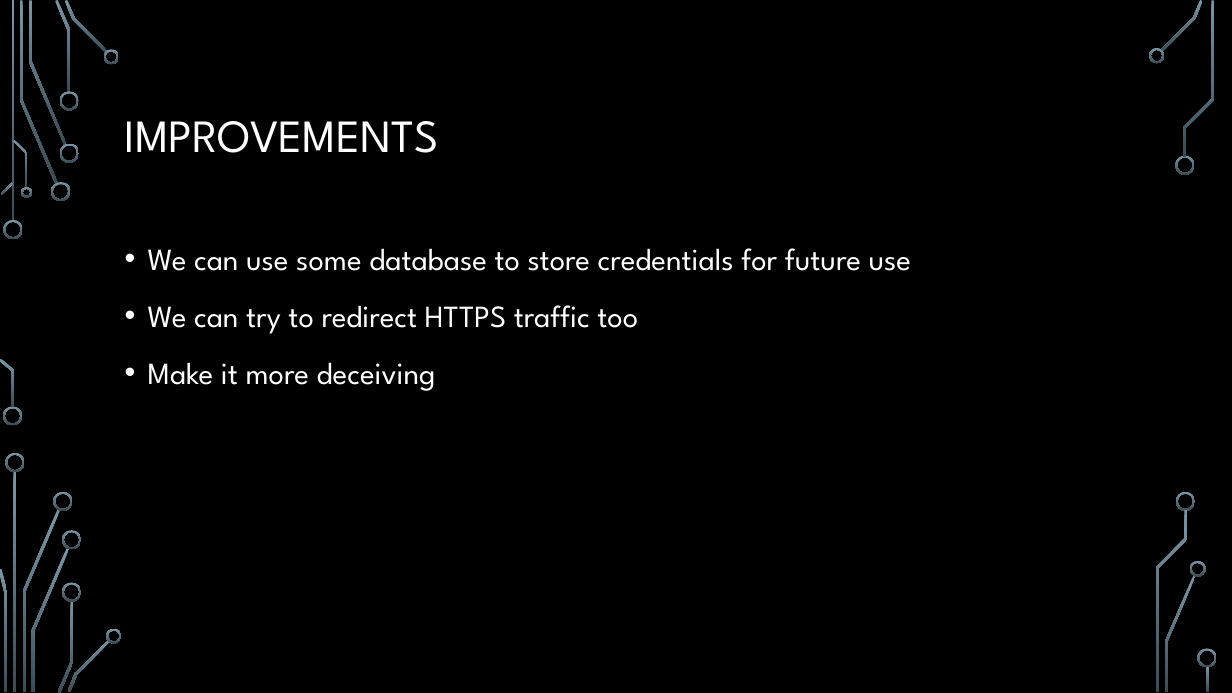
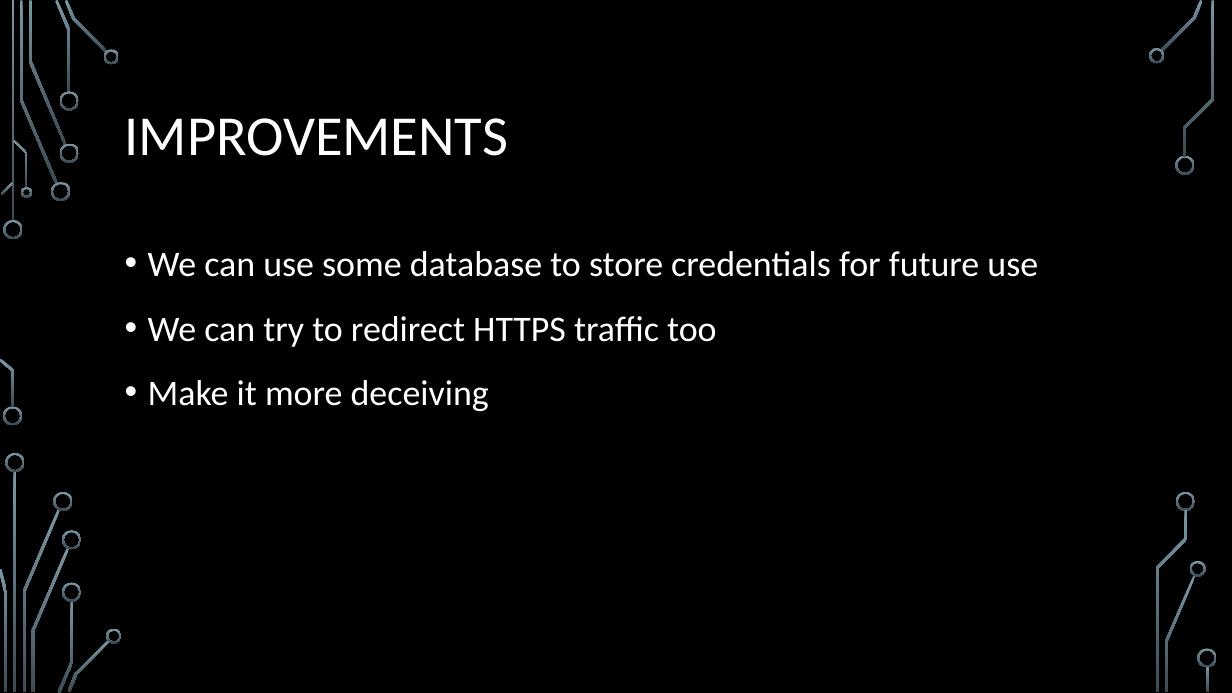
Before and after one commit to jessethd/EthicalHackingFinal, a slide deck: slide 12 of Presentation.pptx (slide 11 before the commit). Drawn at 1232x693 pixels with LibreOffice and Linux fonts; fonts in the diff are those of the drawing; background and template pictures are left out. Boxes give left, top, right and bottom in pixels: in the first picture for what was removed or moved away, otherwise in the second. Text is boxed around its words. In the diff, an @@ line names an element or a change of style, - is before the commit and + after.

```diff
--- a/Presentation.pptx
+++ b/Presentation.pptx
@@ title "IMPROVEMENTS" at bbox=[125, 118, 508, 156]: size 36 to 44 pt, font League Spartan to Calibri @@
@@ text "We can use some database ..." at bbox=[148, 251, 1038, 411]: size 24 to 28 pt, font League Spartan to Calibri @@
```
Also in this commit, not shown: 11 other slides changed.
